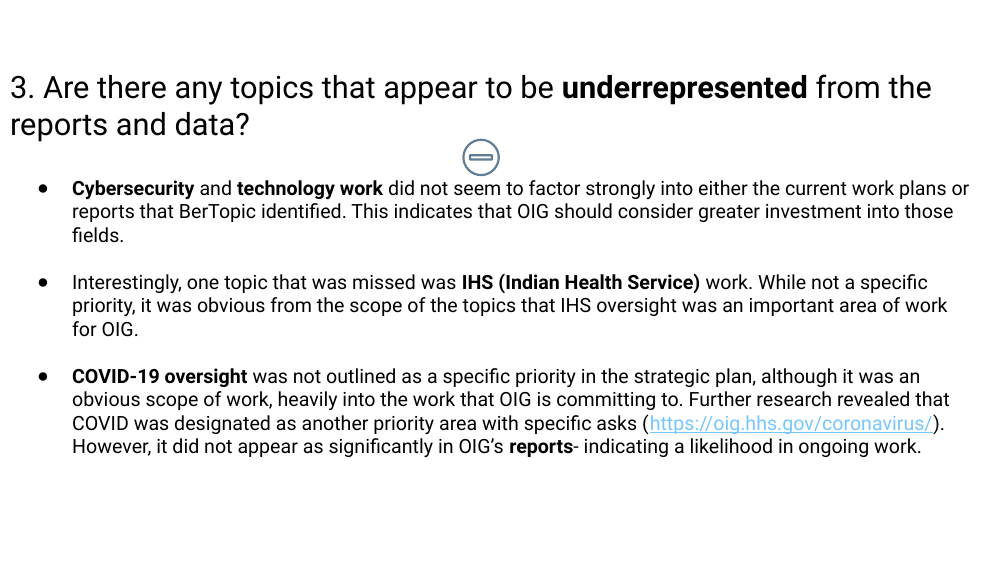
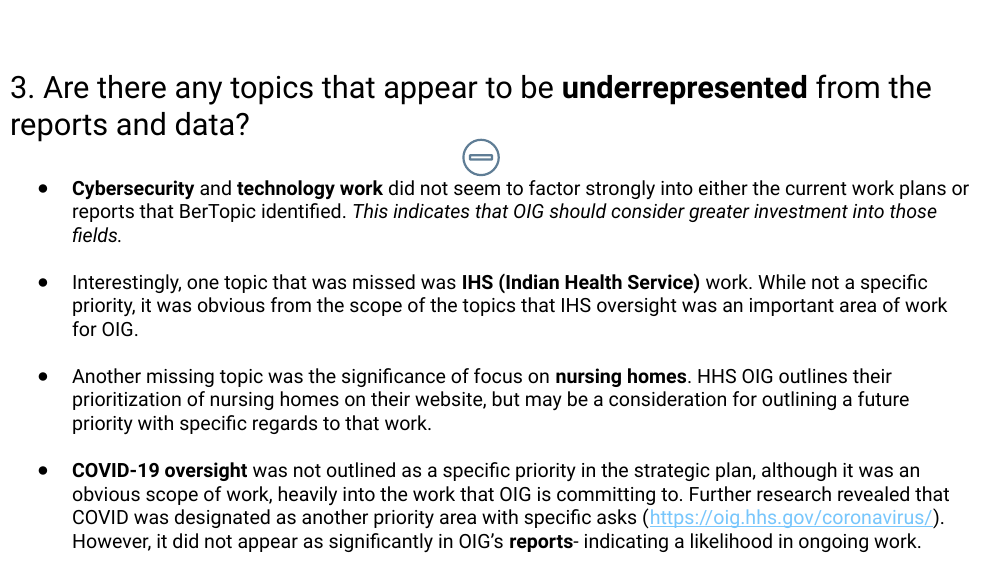
Before and after one commit to Colsai/scott_data606, a slide deck: slide 26 of Project_Presentation/HHSOIG_Topic_Modeling.pptx (slide 25 before the commit). Drawn at 1008x567 pixels with LibreOffice and Linux fonts; fonts in the diff are those of the drawing. Boxes give left, top, right and bottom in pixels: in the first picture for what was removed or moved away, otherwise in the second. Text is boxed around its words. In the diff, an @@ line names an element or a change of style, - is before the commit and + after.

```diff
--- a/Project_Presentation/HHSOIG_Topic_Modeling.pptx
+++ b/Project_Presentation/HHSOIG_Topic_Modeling.pptx
@@ text at (72, 180, 970, 243): italic on in "This indicates that OIG should consider greater ..." @@
@@ text at (72, 368, 910, 435): paragraph added @@
+● Another missing topic was the significance of focus on nursing homes. HHS OIG outlines their prioritization of nursing homes on their website, but may be a consideration for outlining a future priority with specific regards to that work.
```
Also in this commit, not shown: 5 other slides changed, 1 slide added.
